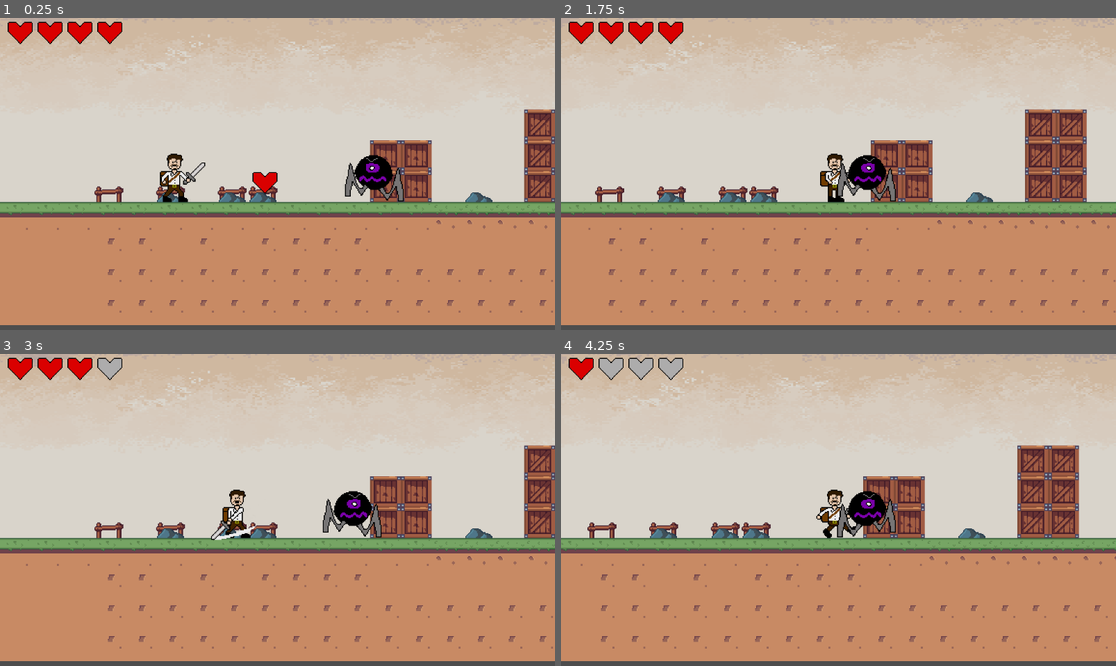
Above: before the commit, frames 1-4 (two rows, left to right).
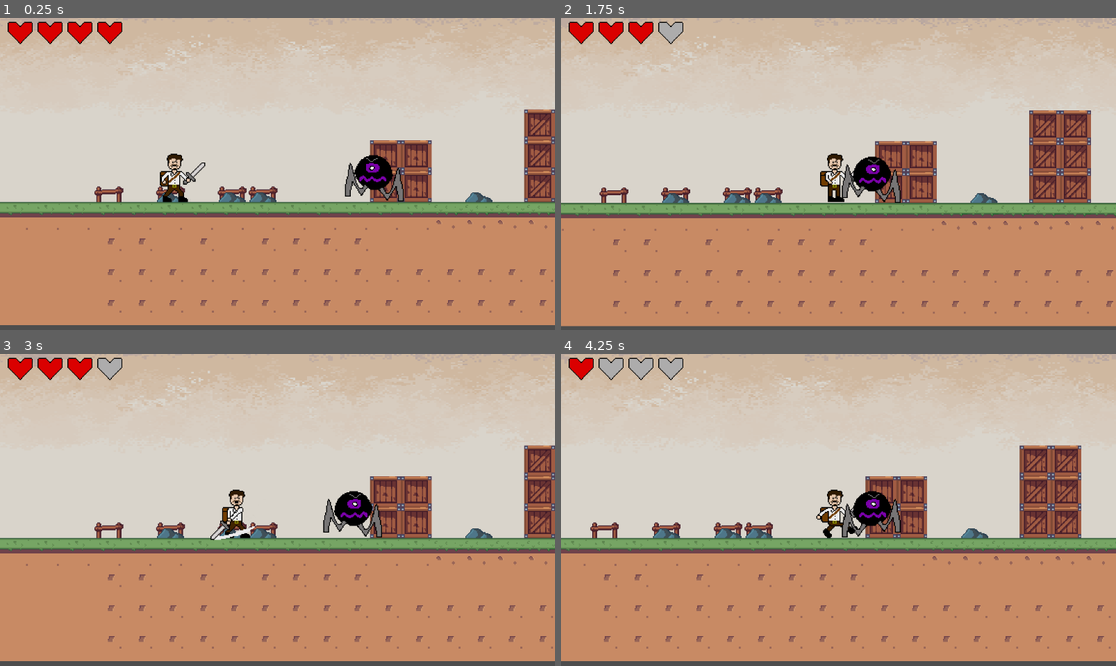
Above: after the commit, the same moments.

Repository: bscott519/ColossalCrisisGame
Game: Godot game, scene res://Scenes/level_1.tscn
Two runs of this game, one before a commit and one after it. Both use one fixed random seed, a clock stepped at 60 frames per second and the inputs below. The engine's default icon, where the game draws it, is replaced by a stand-in: a white triangle on a blue panel in a dark square.
Inputs (mouse positions are in pixels of both pictures, inside the frame that each line leads up to):
- Up to frame 1 (0.25 s): no input
- Up to frame 2 (1.75 s): move the mouse to (960, 158) at 0.52 s; hold D (right) from 0.53 s (still down); click (960, 158) at 0.6 s; tap Space (jump) at 0.77, 1.52 s; move the mouse to (727, 189) at 1.27 s; click (727, 189) at 1.35 s
- Up to frame 3 (3 s): move the mouse to (333, 441) at 2.02 s; release D (right) at 2.03 s; hold A (left) 2.03-2.78 s; click (333, 441) at 2.1 s; move the mouse to (249, 572) at 2.77 s; hold D (right) from 2.78 s (still down); click (249, 572) at 2.85 s
- Up to frame 4 (4.25 s): keep holding D (right); tap Space (jump) at 3.02, 3.77 s; move the mouse to (1005, 556) at 3.52 s; click (1005, 556) at 3.6 s

The runs differ from the first frame. In frame 1, 0.2% of the frame differs, in the area x 45-51%, y 49-57%; in frame 2, 10%, in the area x 0-100%, y 1-99%; in frame 3, 0.5%; in frame 4, 6.0%.

Commit message:
Pk can attack player

Diff:
--- a/Scenes/level_1.tscn
+++ b/Scenes/level_1.tscn
@@ -304,4 +304,10 @@
 scale = Vector2(2, 2)
 
 [node name="healthPowerUp" parent="." instance=ExtResource("9_6f8uw")]
-position = Vector2(275, 205)
+position = Vector2(1297, 58)
+
+[node name="healthPowerUp4" parent="." instance=ExtResource("9_6f8uw")]
+position = Vector2(4055, 90)
+
+[node name="healthPowerUp3" parent="." instance=ExtResource("9_6f8uw")]
+position = Vector2(2427, 56)
--- a/Scenes/player.tscn
+++ b/Scenes/player.tscn
@@ -178,7 +178,8 @@
 "speed": 6.0
 }]
 
-[sub_resource type="CircleShape2D" id="CircleShape2D_3ijys"]
+[sub_resource type="CapsuleShape2D" id="CapsuleShape2D_3xc2w"]
+height = 44.0
 
 [sub_resource type="CircleShape2D" id="CircleShape2D_8pax1"]
 radius = 14.0
@@ -188,6 +189,7 @@
 height = 50.0
 
 [node name="player" type="CharacterBody2D" groups=["player"]]
+collision_mask = 5
 script = ExtResource("1_mrjx3")
 
 [node name="AnimatedSprite2D" type="AnimatedSprite2D" parent="."]
@@ -196,8 +198,8 @@
 autoplay = "idle"
 
 [node name="CollisionShape2D" type="CollisionShape2D" parent="."]
-position = Vector2(-4, 19)
-shape = SubResource("CircleShape2D_3ijys")
+position = Vector2(-4, 7)
+shape = SubResource("CapsuleShape2D_3xc2w")
 
 [node name="DamageZone" type="Area2D" parent="."]
 script = ExtResource("3_14v64")
--- a/Scenes/possessedknight.tscn
+++ b/Scenes/possessedknight.tscn
@@ -296,3 +296,4 @@
 [connection signal="body_entered" from="Detection" to="." method="_on_detection_body_entered"]
 [connection signal="body_exited" from="Detection" to="." method="_on_detection_body_exited"]
 [connection signal="timeout" from="Timer" to="." method="_on_timer_timeout"]
+[connection signal="body_entered" from="PKDealDamageArea" to="PKDealDamageArea" method="_on_body_entered"]
--- a/Scripts/PKDealDamageArea.gd
+++ b/Scripts/PKDealDamageArea.gd
@@ -1,4 +1,6 @@
 extends Area2D
+
+@onready var animated_sprite_2d = $"../AnimatedSprite2D"
 
 var pK_dmg: int = 0
 var can_dmg: bool = true
@@ -6,6 +8,8 @@
 
 func _on_body_entered(body):
 	if can_dmg and body.is_in_group("player"):
+		print("Player entered PKDealDamageArea.")
+		animated_sprite_2d.play("attack")
 		var knockback_dir = (body.global_position - global_position).normalized()
 		body.plyr_take_dmg(pK_dmg, knockback_dir)
 		can_dmg = false
